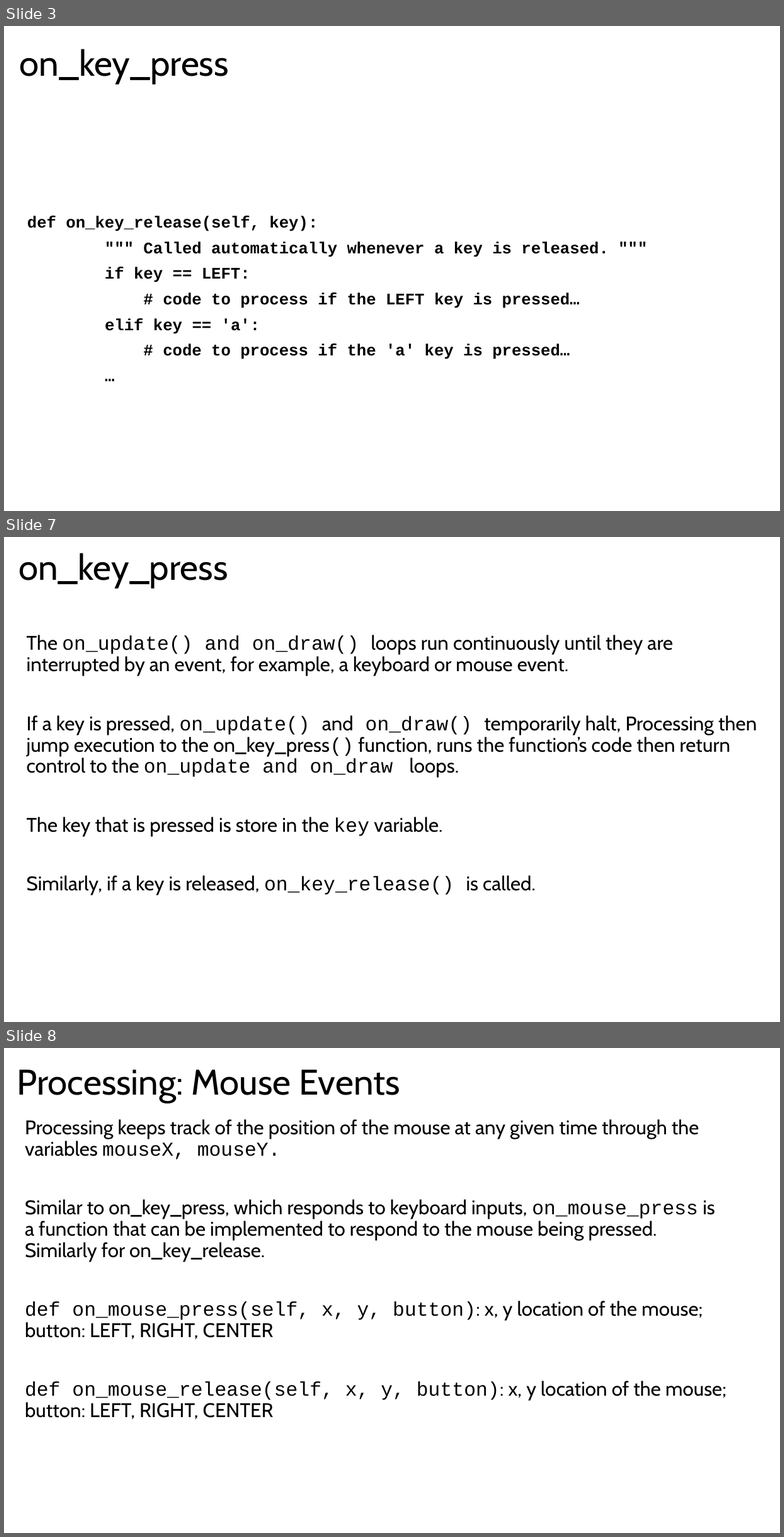
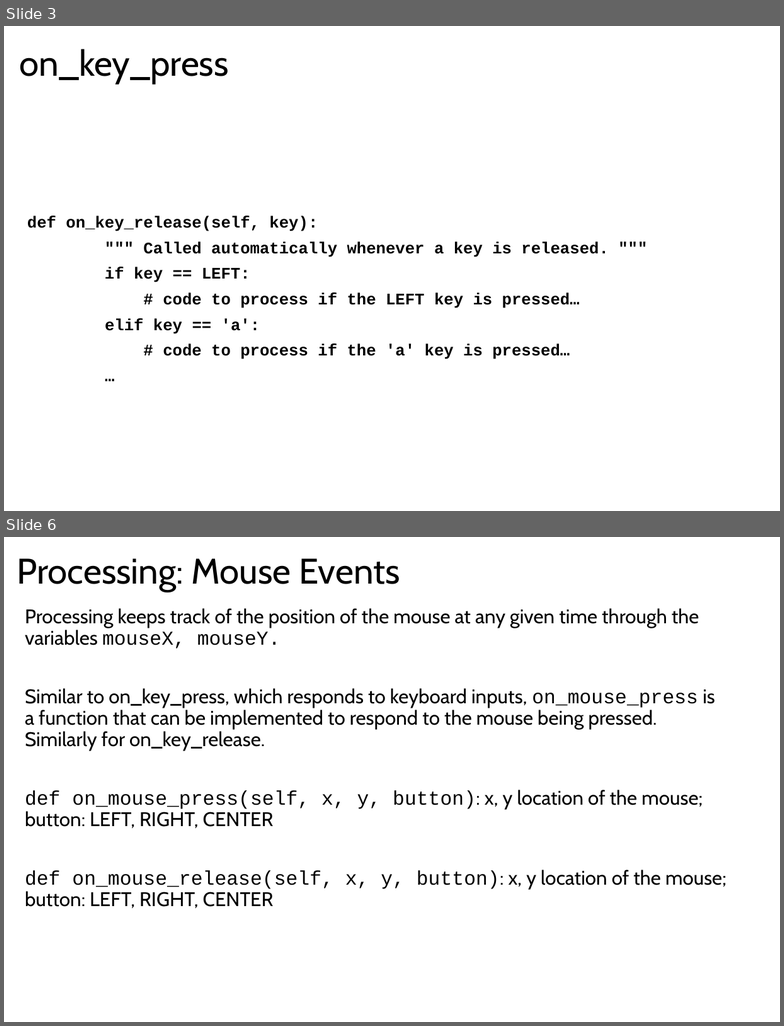
Before and after one commit to LongBaoNguyen/longbaonguyen.github.io, a slide deck: courses/apcsp/processing_arcade/processing2.pptx. Shown one above the other, each under a label of ours: slides 3, 7 and 8 before the commit, slides 3 and 6 after it; the slides between them are not shown. The pictures are 784x1537 and 784x1026 pixels, drawn with LibreOffice and Linux fonts; fonts in the diff are those of the drawing. Boxes give left, top, right and bottom in pixels: in the first picture for what was removed or moved away, otherwise in the second. Text is boxed around its words. In the diff, an @@ line names an element or a change of style, - is before the commit and + after.

```diff
--- a/courses/apcsp/processing_arcade/processing2.pptx
+++ b/courses/apcsp/processing_arcade/processing2.pptx
@@ slide 7 removed at (4, 537, 780, 1022), background #FFFFFF @@
@@ title removed at (18, 553, 228, 588) @@
-on_key_press
@@ text removed at (27, 635, 757, 895) @@
-The on_update() and on_draw() loops run continuously until they are interrupted by an event, for example, a keyboard or mouse event.
-If a key is pressed, on_update() and on_draw() temporarily halt, Processing then jump execution to the on_key_press() function, runs the function’s code then return control to the on_update and on_draw loops.
-The key that is pressed is store in the key variable.
-Similarly, if a key is released, on_key_release() is called.
@@ what was slide 8 is now slide 6 @@
```
Also in this commit, not shown: 2 slides changed, 1 slide added, 3 other slides removed, 2 other files.
